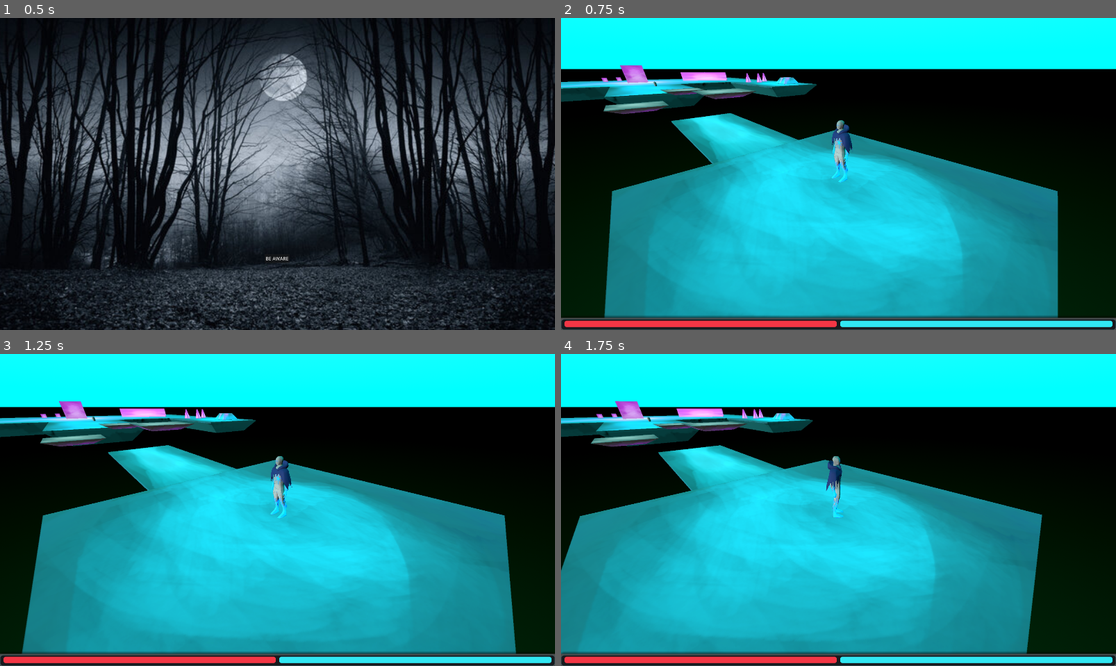
Above: before the commit, frames 1-4 (two rows, left to right).
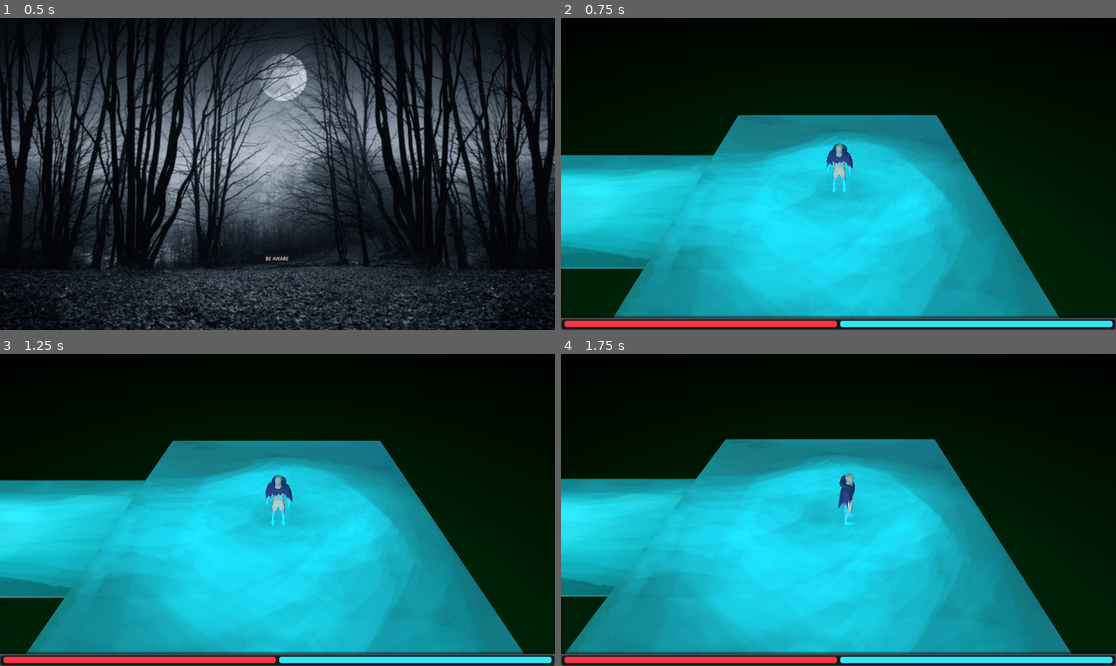
Above: after the commit, the same moments.

Repository: 1p22geo/AWARE_v0
Game: Godot game, scene res://scenes/UI/MainMenu/MainMenu.tscn
Same seed, same stepped clock (60 frames per second), same inputs: the game is played once before the commit and once after it.
Inputs (mouse positions are in pixels of both pictures, inside the frame that each line leads up to):
- Up to frame 1 (0.5 s): no input
- Up to frame 2 (0.75 s): click "BE AWARE" at 0.5 s
- Up to frame 3 (1.25 s): no input
- Up to frame 4 (1.75 s): tap Enter at 1.25 s; move the mouse to (960, 494) at 1.27 s; hold D (move_right) from 1.28 s (still down); hold Shift from 1.28 s (still down); click (960, 494) at 1.42 s; tap Space (jump) at 1.52 s

Frame 1 is identical in both runs. In frame 2, 45% of the frame differs, in the area x 0-100%, y 0-97%; in frame 3, 47%; in frame 4, 46%.

Commit message:
Add files via upload

Diff:
--- a/src/camera/ThirdPersonCamera.gd
+++ b/src/camera/ThirdPersonCamera.gd
@@ -2,21 +2,33 @@
 class_name ThirdPersonCamera
 
 @export var target: Node3D
-@export var height := 7.0
-@export var distance := 10.0
-@export var smooth := 30.0
+@export var default_offset := Vector3(0, 12, 10)
+@export var map_offset := Vector3(0, 100, 80)
+@export var follow_speed := 4.0
+@export var zoom_speed := 5.0
+
+var smoothed_position := Vector3.ZERO
+var current_offset := Vector3.ZERO
+var is_map_view := false
 
 func _ready():
 	if target == null:
-		# Szukaj gracza w hierarchii
-		var player = get_tree().get_root().find_child("Player", true, false)
-		if player and player is CharacterBody3D:
-			target = player
+		target = get_tree().current_scene.find_child("Player", true, false)
+	if target:
+		smoothed_position = target.global_position
+	current_offset = default_offset
 
-func _process(delta):
-	if target == null:
+func _physics_process(delta):
+	if Input.is_action_just_pressed("toggle_map"):
+		is_map_view = !is_map_view
+
+	if not target:
 		return
 
-	var desired = target.global_position + Vector3(distance, height, distance)
-	global_position = global_position.lerp(desired, smooth * delta)
-	look_at(target.global_position, Vector3.UP)
+	var target_destination = map_offset if is_map_view else default_offset
+	current_offset = current_offset.lerp(target_destination, zoom_speed * delta)
+
+	smoothed_position = smoothed_position.lerp(target.global_position, follow_speed * delta)
+	global_position = smoothed_position + current_offset
+
+	look_at(smoothed_position + Vector3(0, 1, 0), Vector3.UP)
